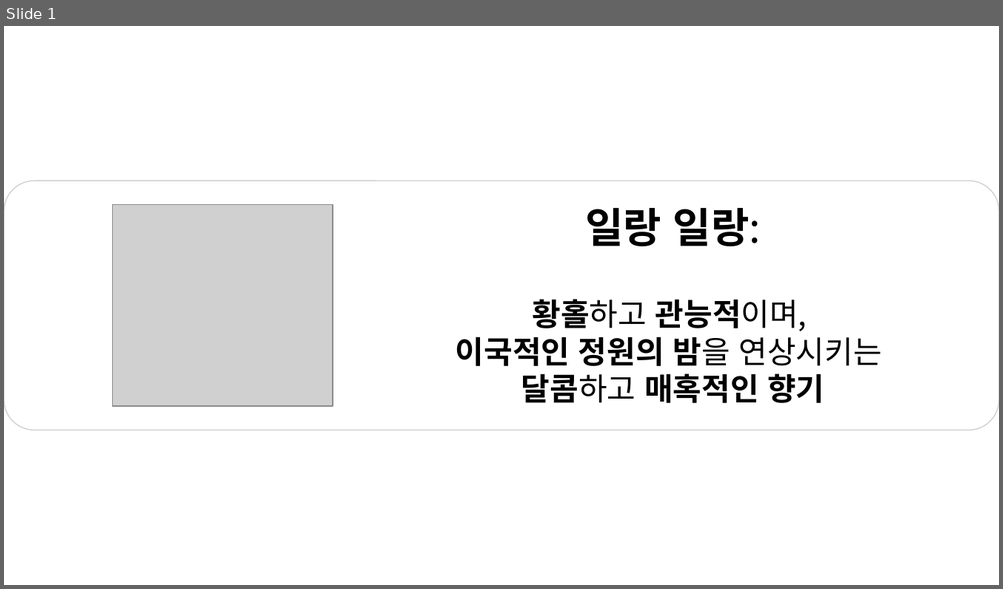
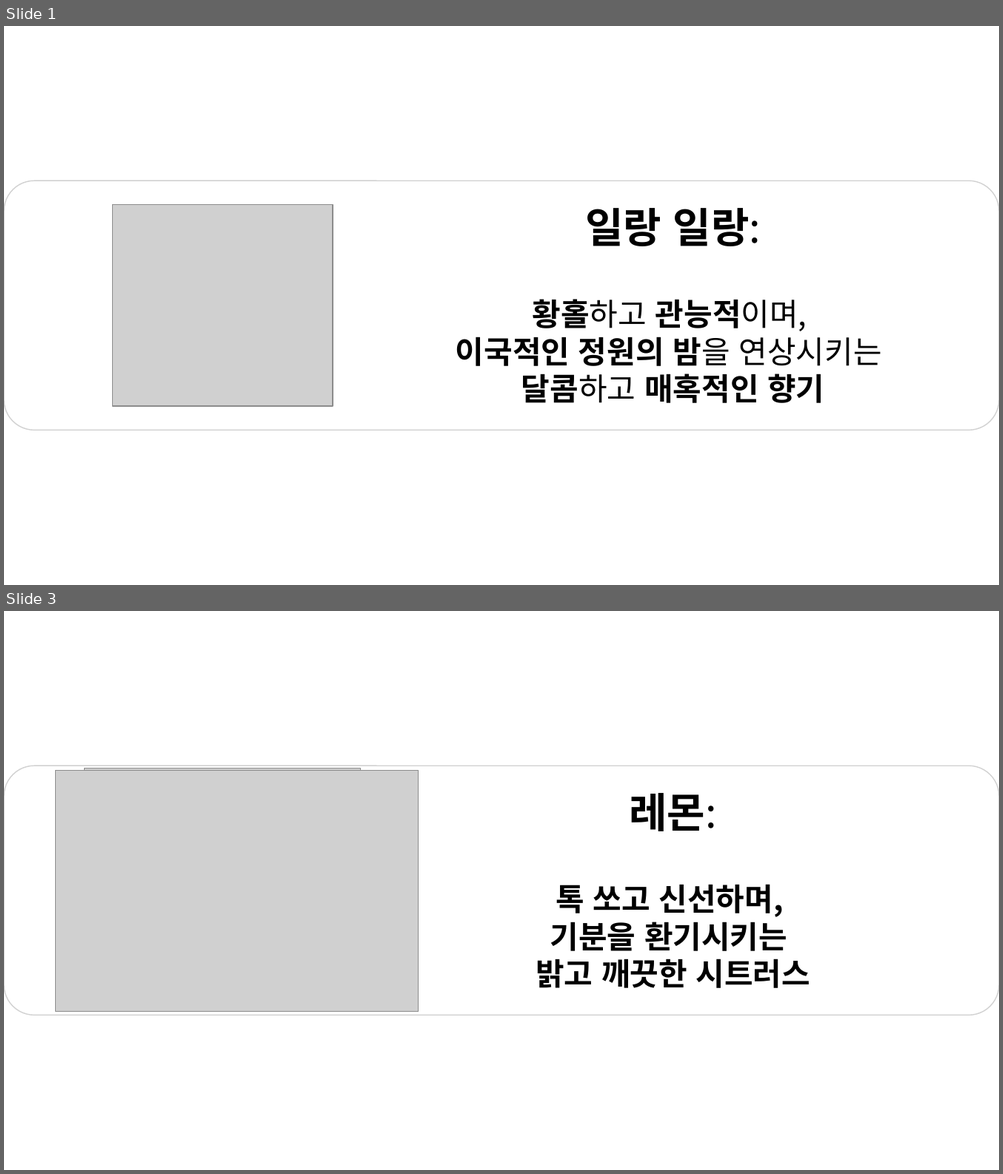
Before and after one commit to perfumepedia/perfumepedia, a slide deck: icons/notes basic/템플릿.pptx. Shown one above the other, each under a label of ours: slide 1 before the commit, slides 1 and 3 after it; the slides between them are not shown. The pictures are 1003x589 and 1003x1174 pixels, drawn with LibreOffice and Linux fonts; fonts in the diff are those of the drawing; grey boxes stand for pictures. Boxes give left, top, right and bottom in pixels: in the first picture for what was removed or moved away, otherwise in the second. Text is boxed around its words. In the diff, an @@ line names an element or a change of style, - is before the commit and + after.

```diff
--- a/icons/notes basic/템플릿.pptx
+++ b/icons/notes basic/템플릿.pptx
@@ slide 3 added at (4,611,999,1170), background #FFFFFF @@
@@ group added at (4,766,999,1015): 2 pictures, 1 rounded rectangle, 1 text @@
+레몬:
+톡 쏘고 신선하며,
+기분을 환기시키는
+밝고 깨끗한 시트러스
```
Also in this commit, not shown: 1 other slide added, 2 other files.
